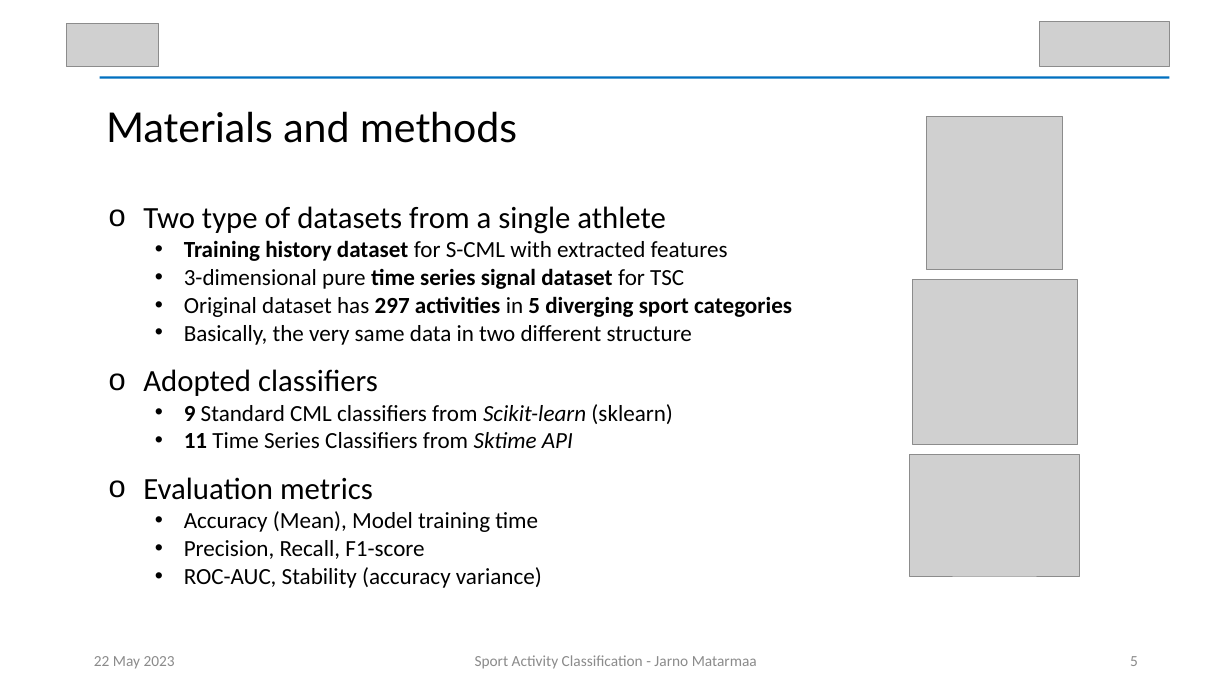
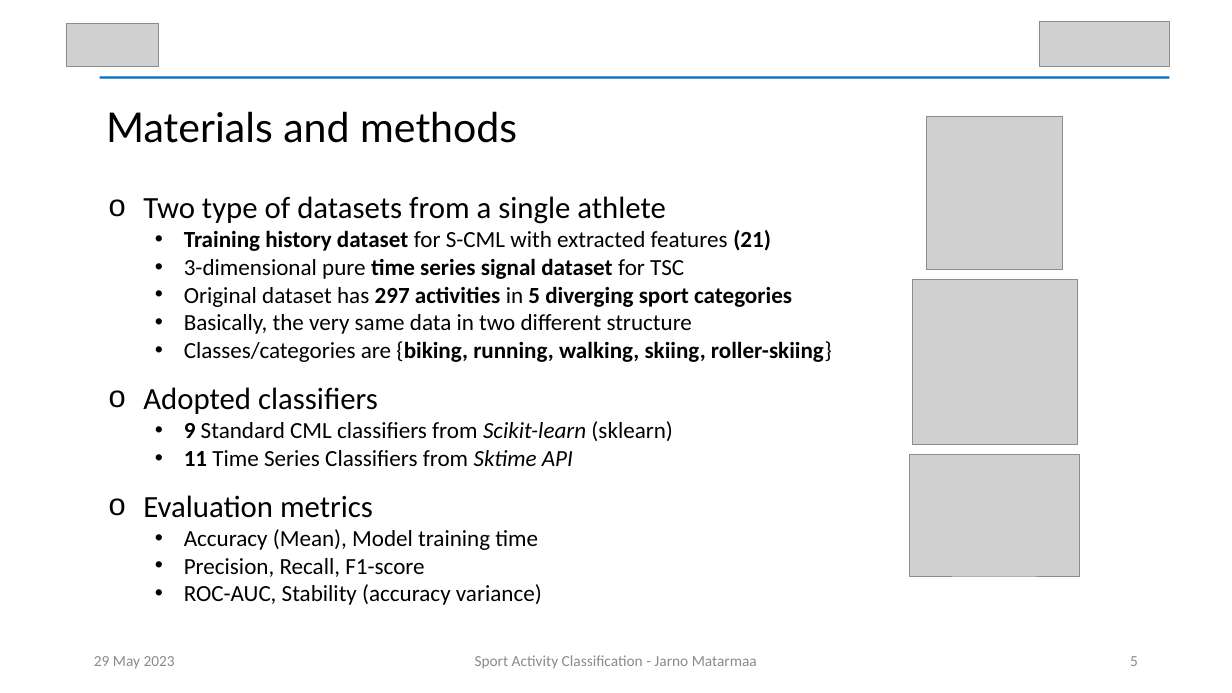
Before and after one commit to JABE22/MasterProject, a slide deck: slide 5 of presentation/SAC_Thesis_Presentation.pptx. Drawn at 1232x693 pixels with LibreOffice and Linux fonts; fonts in the diff are those of the drawing; grey boxes stand for pictures. Boxes give left, top, right and bottom in pixels: in the first picture for what was removed or moved away, otherwise in the second. Text is boxed around its words. In the diff, an @@ line names an element or a change of style, - is before the commit and + after.

Commit message:
Folder structure and thesis documents update

```diff
--- a/presentation/SAC_Thesis_Presentation.pptx
+++ b/presentation/SAC_Thesis_Presentation.pptx
@@ text "Two type of datasets from ...": place and size @@
-text "Two type of datasets from ..." at (143, 206, 792, 588)
+text "Two type of datasets from ..." at (143, 196, 832, 605)
@@ text at (184, 230, 771, 251): text changed @@
-  • Training history dataset for S-CML with extracted features
+  • Training history dataset for S-CML with extracted features (21)
@@ text at (184, 341, 832, 362): paragraph added @@
+  • Classes/categories are {biking, running, walking, skiing, roller-skiing}
@@ text at (94, 656, 175, 669): text changed @@
-22 May 2023
+29 May 2023
```
Also in this commit, not shown: 14 other slides changed, 4 slides added, 12 other files.
